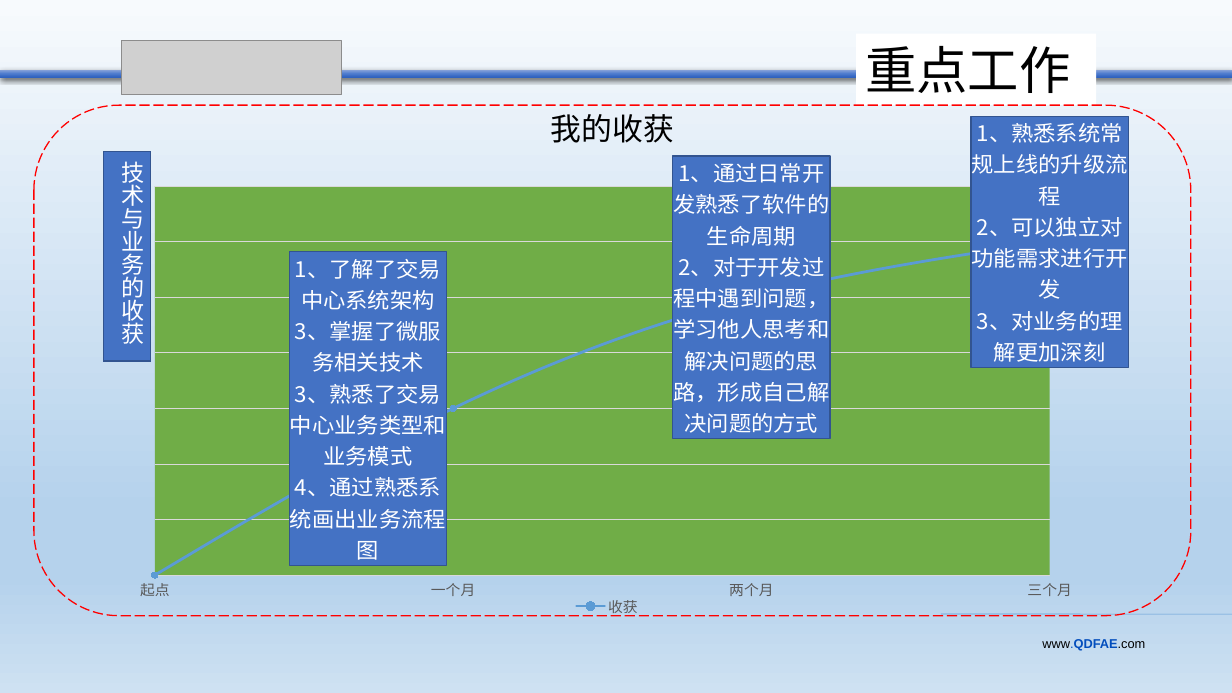
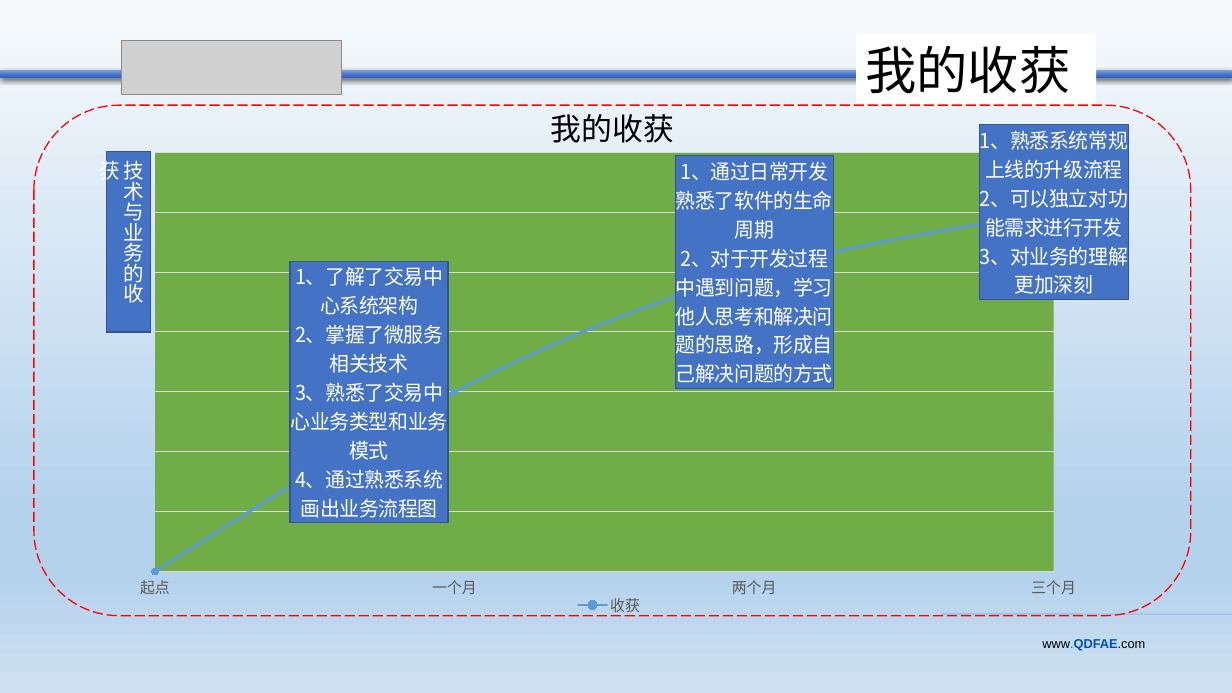
Before and after one commit to lhw1320/springcloud, a slide deck: slide 7 of doc/src/main/resources/qdfae/青金中心连宏伟转正答辩.pptx. Drawn at 1232x693 pixels with LibreOffice and Linux fonts; fonts in the diff are those of the drawing; grey boxes stand for pictures. Boxes give left, top, right and bottom in pixels: in the first picture for what was removed or moved away, otherwise in the second. Text is boxed around its words. In the diff, an @@ line names an element or a change of style, - is before the commit and + after.

```diff
--- a/doc/src/main/resources/qdfae/青金中心连宏伟转正答辩.pptx
+++ b/doc/src/main/resources/qdfae/青金中心连宏伟转正答辩.pptx
@@ text in rectangle at (x1=865, y1=46, x2=1070, y2=94): text changed @@
-重点工作
+我的收获
@@ line chart at (x1=121, y1=116, x2=1129, y2=620) @@
@@ data labels of 收获 changed @@
@@ rectangle "技术与业务的收获" resized from (x1=104, y1=152, x2=150, y2=360) to (x1=107, y1=152, x2=151, y2=332) @@
@@ rectangle "技术与业务的收获" at (x1=107, y1=152, x2=151, y2=332): size 18 to 16 pt @@
```
Also in this commit, not shown: 7 other slides changed.
